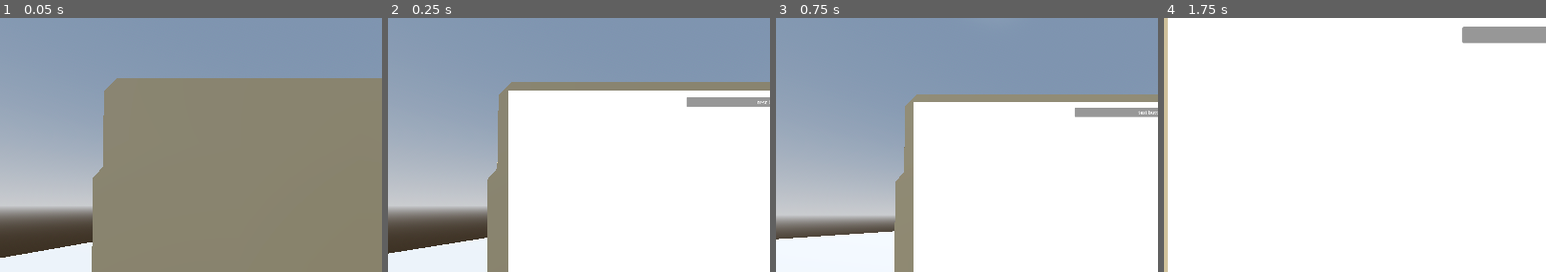
Above: before the commit, frames 1-4 (left to right).
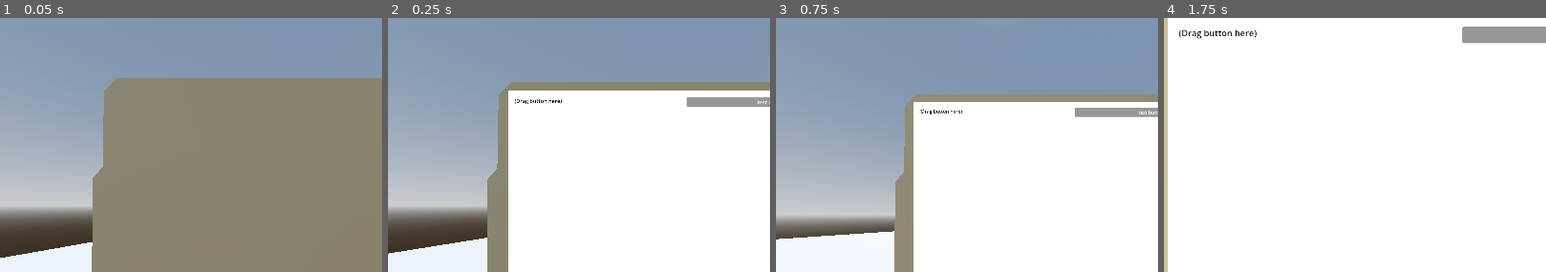
Above: after the commit, the same moments.

Repository: SDarkMagic/Count-Down
Game: Godot game, scene res://scn/debug_world.tscn
Same seed, same stepped clock (60 frames per second), same inputs: the game is played once before the commit and once after it.
Inputs (mouse positions are % of the whole screen's width and height, from its top left):
- Up to frame 1 (0.05 s): no input
- Up to frame 2 (0.25 s): no input
- Up to frame 3 (0.75 s): move the mouse to (55, 50) at 0.52 s; hold W (move_forward) from 0.53 s (still down); tap E (interact) at 0.6 s
- Up to frame 4 (1.75 s): keep holding W (move_forward); move the mouse to (45, 50) at 1.27 s; tap Tab (open_evidence) at 1.35 s
The pictures show only the part of the screen within x 11-61%, y 13-63%; the shares and areas given below are measured in that part.

Frame 1 is identical in both runs. In frame 2, 0.1% of the frame differs, in the area x 33-46%, y 31-34%; in frame 3, less than 0.1%; in frame 4, 0.3%, in the area x 4-25%, y 4-9%.

Commit message:
drag and drop working
drag and drop working, beginning to work on moving button with drag

Diff:
--- a/ent/evidence_board_display.tscn
+++ b/ent/evidence_board_display.tscn
@@ -43,12 +43,6 @@
 [node name="MadLib" parent="MarginContainer/HBoxContainer/VBoxContainer" unique_id=317813038 instance=ExtResource("2_fdrd7")]
 custom_minimum_size = Vector2(25, 150)
 layout_mode = 2
-
-[node name="RichTextLabel2" type="RichTextLabel" parent="MarginContainer/HBoxContainer/VBoxContainer/MadLib" unique_id=1365949305]
-z_index = 1
-layout_mode = 0
-offset_right = 374.0
-offset_bottom = 46.0
 text = "(Drag button here)"
 
 [node name="VBoxContainer2" type="VBoxContainer" parent="MarginContainer/HBoxContainer" unique_id=347092337]
@@ -57,3 +51,5 @@
 
 [node name="EvidenceCard" parent="MarginContainer/HBoxContainer/VBoxContainer2" unique_id=726009956 instance=ExtResource("1_3tc2g")]
 layout_mode = 2
+
+[connection signal="is_dragged" from="MarginContainer/HBoxContainer/VBoxContainer2/EvidenceCard" to="MarginContainer/HBoxContainer/VBoxContainer/MadLib" method="_on_evidence_card_is_dragged"]
--- a/ent/evidence_card.tscn
+++ b/ent/evidence_card.tscn
@@ -15,5 +15,6 @@
 offset_bottom = -329.0
 grow_horizontal = 2
 grow_vertical = 2
+button_mask = 0
 text = "test button"
 script = ExtResource("1_wl8mo")
--- a/ent/mad_lib.gd
+++ b/ent/mad_lib.gd
@@ -1,8 +1,9 @@
 class_name MadLib
-extends Control
+extends RichTextLabel
 
 # Called when the node enters the scene tree for the first time.
 func _ready() -> void:
+
 	pass # Replace with function body.
 
 
@@ -13,11 +14,22 @@
 func _can_drop_data(at_position: Vector2, data: Variant) -> bool:
 	if !data is EvidenceCard: return false
 	var drag_data := data as EvidenceCard
-	print(drag_data.text)
+	#print("candropdata")
 	return true #validation will probably be here
 
 func _drop_data(at_position: Vector2, data: Variant) -> void:
-	if !data is EvidenceCard: return
+	#if !data is EvidenceCard: return
+	print("drop data")
 	var drag_data := data as EvidenceCard
+	text = drag_data.text
+	print("label: ", text)
+	#print(label.text)
+
+
+
+#func _on_evidence_card_is_dragged(data: EvidenceCard) -> void:
+	#print("signal received")
+	#var drag_data := data as EvidenceCard
 	#label.text = drag_data.text
-	#print(label.text)
+	#print("signal funct: ", text)
+	#pass # Replace with function body.
--- a/ent/mad_lib.tscn
+++ b/ent/mad_lib.tscn
@@ -2,7 +2,7 @@
 
 [ext_resource type="Script" uid="uid://clcqlxp4k25xy" path="res://ent/mad_lib.gd" id="1_bji7e"]
 
-[node name="MadLib" type="Control" unique_id=317813038]
-layout_mode = 3
-anchors_preset = 0
+[node name="MadLib" type="RichTextLabel" unique_id=1840590631]
+offset_right = 1.0
+theme_override_colors/default_color = Color(0, 0, 0, 1)
 script = ExtResource("1_bji7e")
--- a/script/evidence_board_display.gd
+++ b/script/evidence_board_display.gd
@@ -1,5 +1,6 @@
 extends Control
 
+# @onready var node = $MadLib
 
 # Called when the node enters the scene tree for the first time.
 func _ready() -> void:
--- a/script/evidence_card.gd
+++ b/script/evidence_card.gd
@@ -1,6 +1,6 @@
 class_name EvidenceCard
 extends Button
-
+signal is_dragged(EvidenceCard)
 
 
 # Called when the node enters the scene tree for the first time.
@@ -11,8 +11,22 @@
 
 # Called every frame. 'delta' is the elapsed time since the previous frame.
 func _process(delta: float) -> void:
+	# set nodes position to be mouse position?
+	position = get_viewport().get_mouse_position()
+	#print(get_viewport().get_mouse_position())
 	pass
 
 func _get_drag_data(at_position: Vector2) -> Variant:
 	#print(self.text)
+	is_dragged.emit(self)
+	print(at_position)
+	#set_drag_preview(self)
 	return self
+
+func _on_evidence_card_is_dragged(data: EvidenceCard) -> void:
+	print("signal received")
+
+	#var drag_data := data as EvidenceCard
+	#label.text = drag_data.text
+	#print("signal funct: ", text)
+	pass # Replace with function body.
